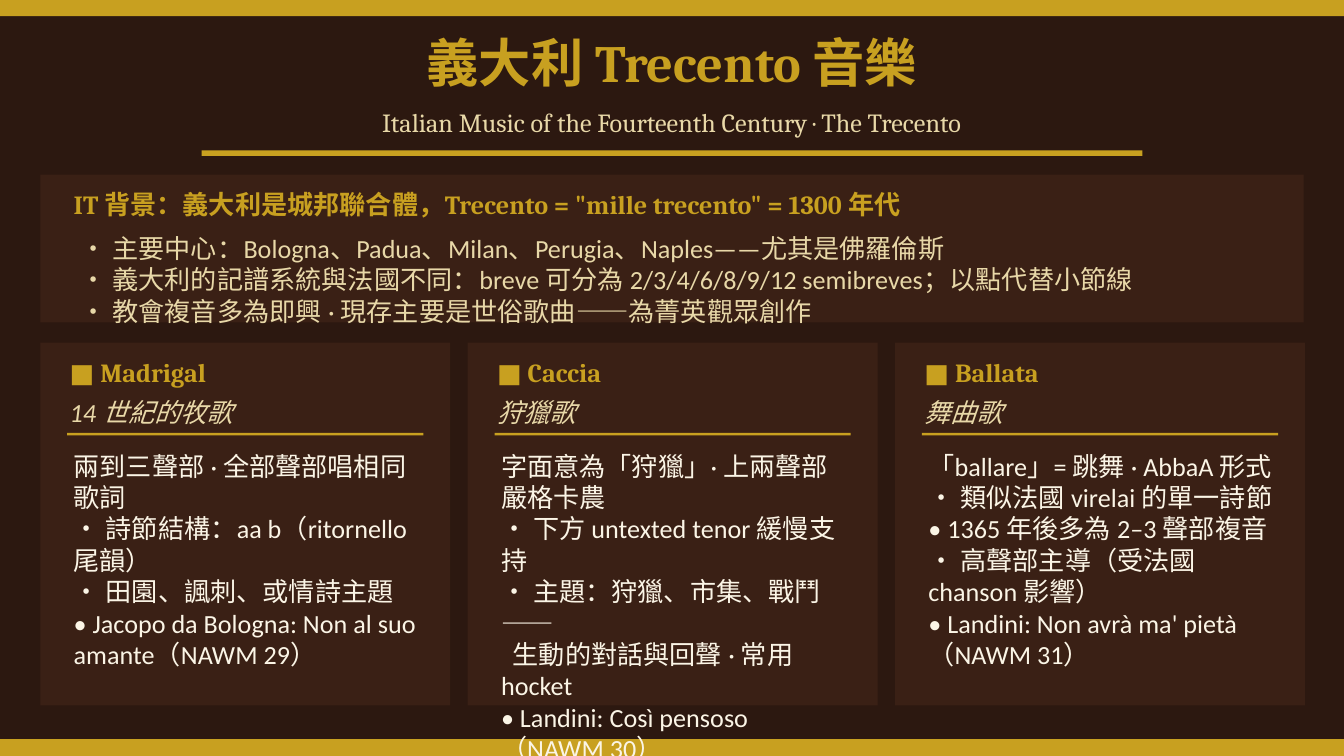
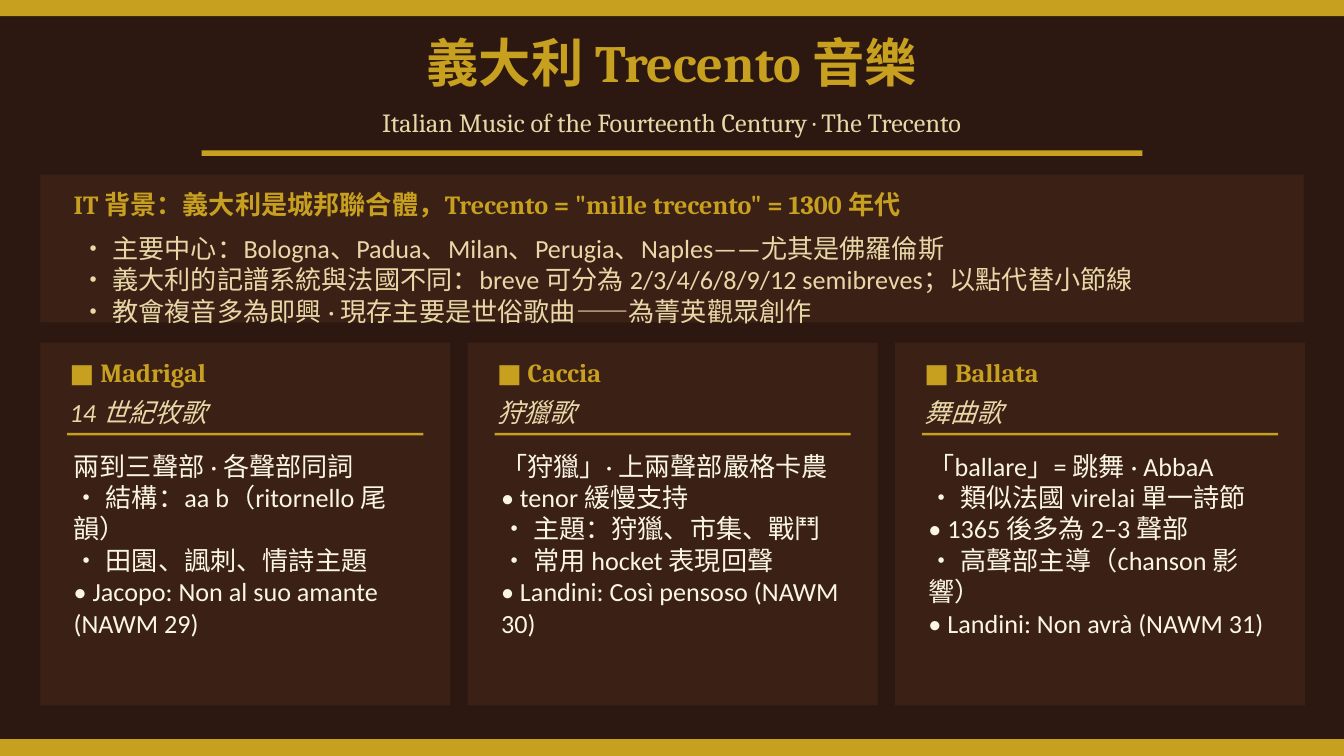
Before and after one commit to ccli-taipower/A_History_of_Western_Music, a slide deck: slide 9 of Ch06_Fourteenth_Century.pptx. Drawn at 1344x756 pixels with LibreOffice and Linux fonts; fonts in the diff are those of the drawing. Boxes give left, top, right and bottom in pixels: in the first picture for what was removed or moved away, otherwise in the second. Text is boxed around its words. In the diff, an @@ line names an element or a change of style, - is before the commit and + after.

```diff
--- a/Ch06_Fourteenth_Century.pptx
+++ b/Ch06_Fourteenth_Century.pptx
@@ text at [70,400,207,424]: text changed @@
-14 世紀的牧歌
+14 世紀牧歌
@@ text at [74,454,387,637]: text changed @@
-兩到三聲部 · 全部聲部唱相同歌詞
-• 詩節結構：aa b（ritornello 尾韻）
-• 田園、諷刺、或情詩主題
-• Jacopo da Bologna: Non al suo amante（NAWM 29）
+兩到三聲部 · 各聲部同詞
+• 結構：aa b（ritornello 尾韻）
+• 田園、諷刺、情詩主題
+• Jacopo: Non al suo amante (NAWM 29)
@@ text at [501,454,839,637]: text changed @@
-字面意為「狩獵」· 上兩聲部嚴格卡農
-• 下方 untexted tenor 緩慢支持
-• 主題：狩獵、市集、戰鬥——
-生動的對話與回聲 · 常用 hocket
-• Landini: Così pensoso（NAWM 30）
+「狩獵」· 上兩聲部嚴格卡農
+• tenor 緩慢支持
+• 主題：狩獵、市集、戰鬥
+• 常用 hocket 表現回聲
+• Landini: Così pensoso (NAWM 30)
@@ text at [928,454,1263,637]: text changed @@
-「ballare」= 跳舞 · AbbaA 形式
-• 類似法國 virelai 的單一詩節
-• 1365 年後多為 2–3 聲部複音
-• 高聲部主導（受法國 chanson 影響）
-• Landini: Non avrà ma' pietà（NAWM 31）
+「ballare」= 跳舞 · AbbaA
+• 類似法國 virelai 單一詩節
+• 1365 後多為 2–3 聲部
+• 高聲部主導（chanson 影響）
+• Landini: Non avrà (NAWM 31)
```
Also in this commit, not shown: 3 other slides changed, 27 other files.
